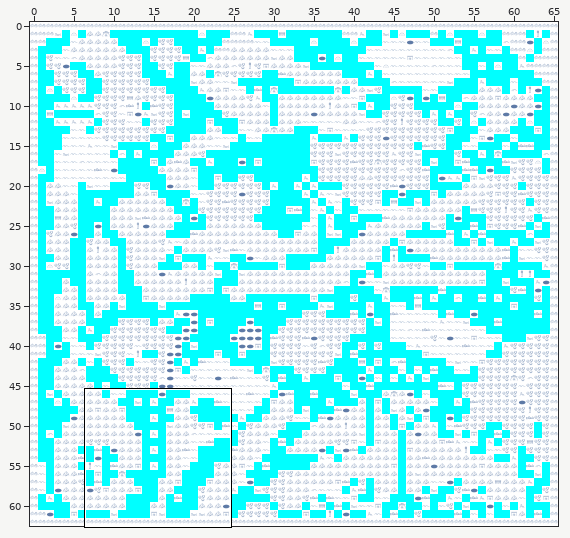
Two states of a Tiled map, main/citadel/Resources/lom_map_test.tmx. Above, an overview of the earlier version with the close-up marked.
Close-up. Old version:
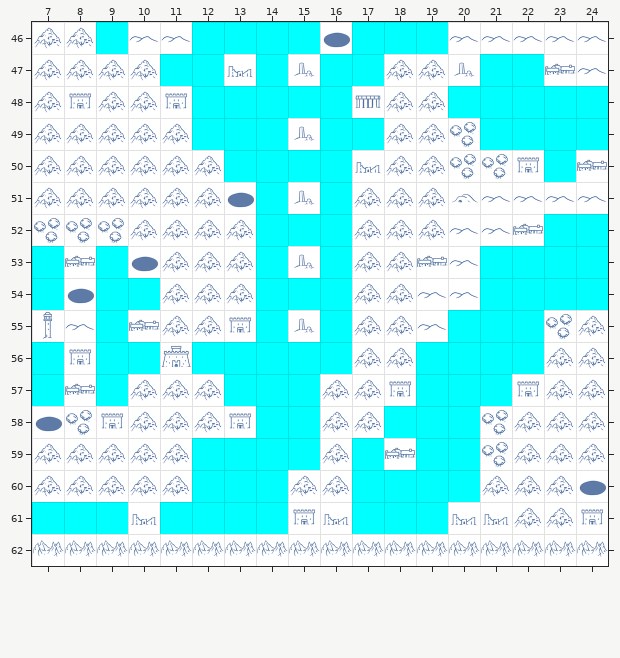
Cells are 64x64 px. Shown: x 7..24, y 46..62. The commit also changed other parts of the map, which this record leaves out.
The same view after the edit:
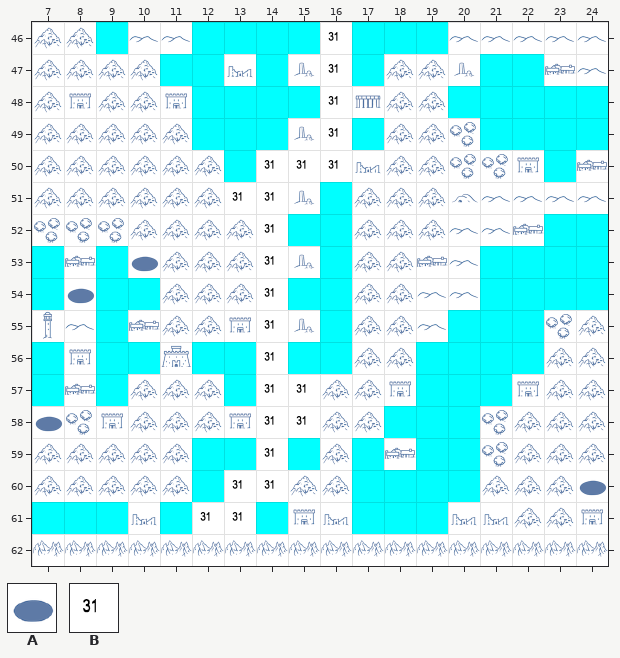
Key: from "terrain": A 8, B 31.
_ is an empty cell.
Tiles replaced or removed in this view: A.
From old to new:
Changed rows in their new state; . is an unchanged cell.
Layer "Terrain":
first column x 12:
46 ....B
47 ....B
48 ....B
49 ....B
50 ..BBB
51 .BB..
52 ..B..
53 ..B..
54 ..B..
55 ..B..
56 ..B..
57 ..BB.
58 ..BB.
59 ..B..
60 .BB..
61 BB...
Boxes around the changes in both close-ups, in picture pixels (x1, y1, x2, y2):
changed: (192, 32, 352, 534)
